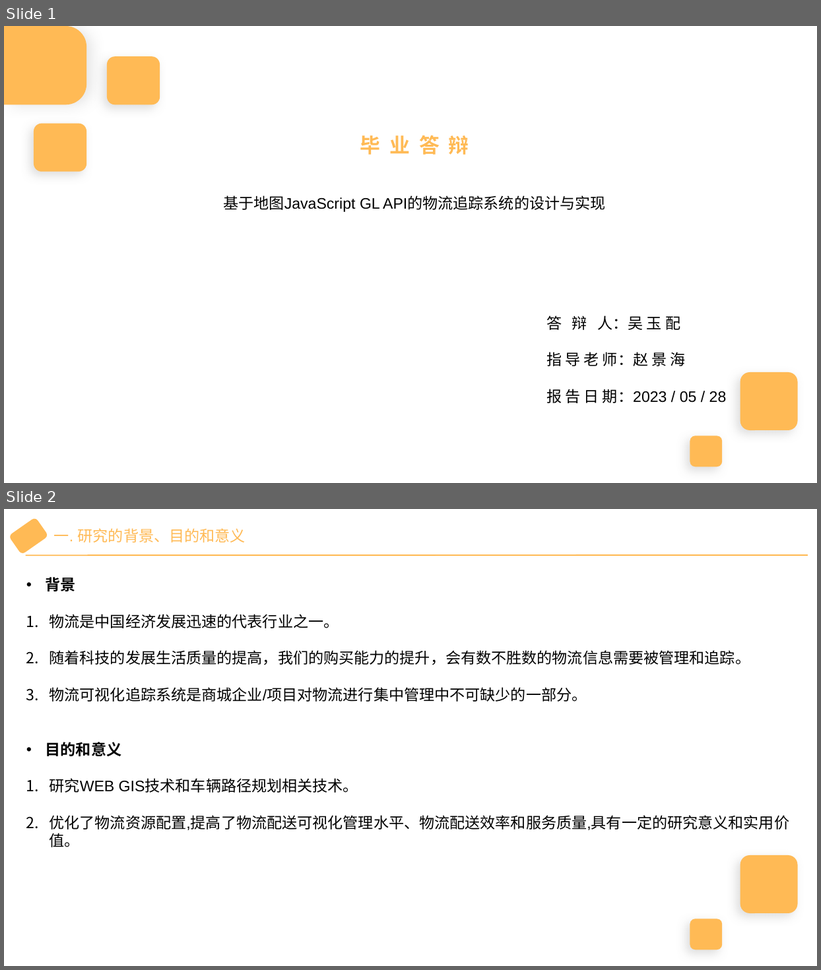
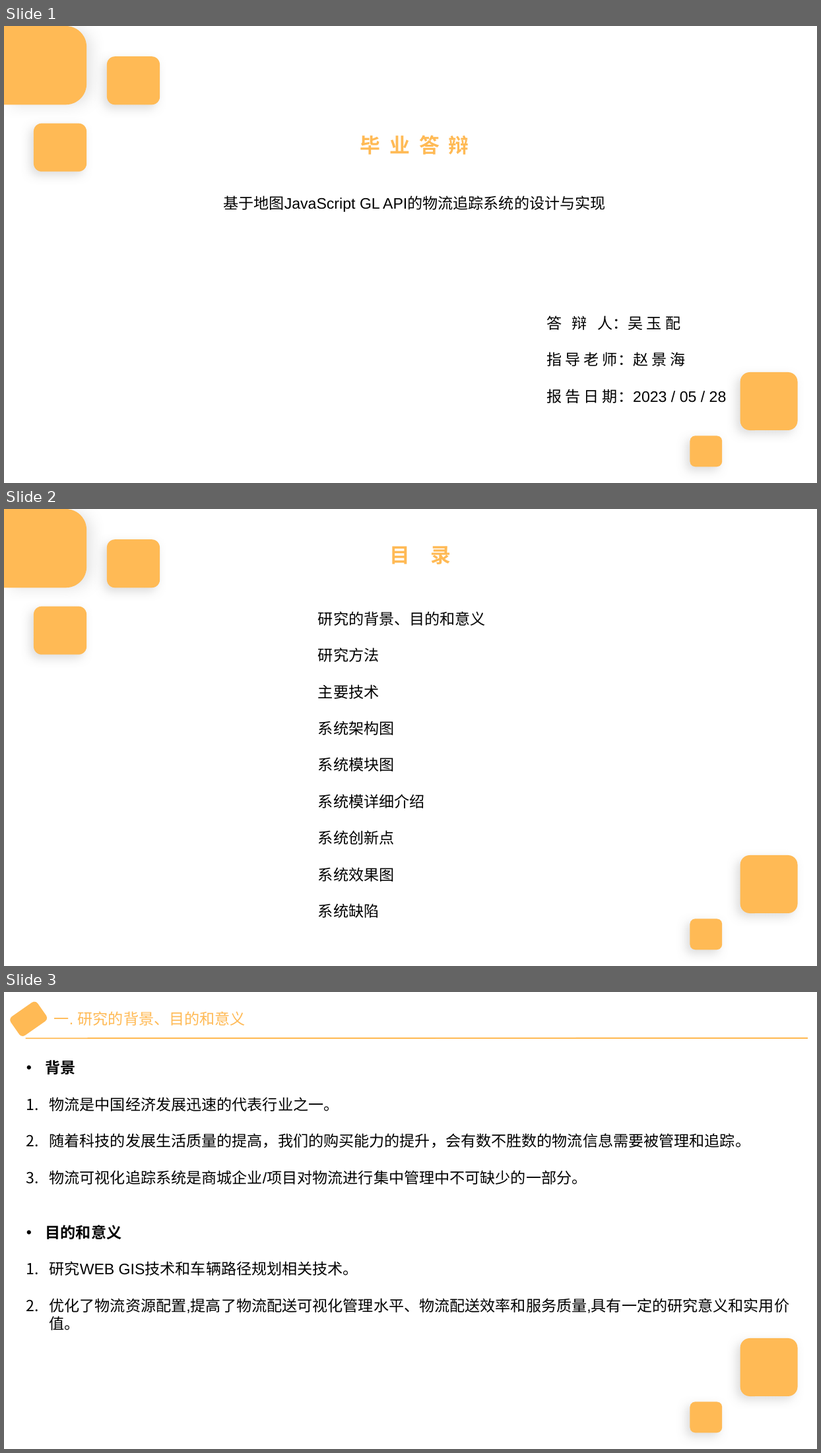
Before and after one commit to wu-yu-pei/graduation-design-file, a slide deck: 答辩PPT.pptx. Shown one above the other, each under a label of ours: slides 1 and 2 before the commit, slides 1, 2 and 3 after it. The pictures are 821x970 and 821x1453 pixels, drawn with LibreOffice and Linux fonts; fonts in the diff are those of the drawing. Boxes give left, top, right and bottom in pixels: in the first picture for what was removed or moved away, otherwise in the second. Text is boxed around its words. In the diff, an @@ line names an element or a change of style, - is before the commit and + after.

```diff
--- a/答辩PPT.pptx
+++ b/答辩PPT.pptx
@@ slide 2 added at <box>4,509,817,966</box>, background #FFFFFF @@
@@ round same rect added at <box>4,509,86,588</box>, fill #FFBA55 @@
@@ rounded rectangle added at <box>107,539,160,588</box>, fill #FFBA55 @@
@@ text added at <box>390,546,451,564</box>, 24 pt, text #FFBA55, bold @@
+目 录
@@ rounded rectangle added at <box>34,607,87,655</box>, fill #FFBA55 @@
@@ text added at <box>318,611,486,918</box>, 18 pt, text #000000 @@
+1. 研究的背景、目的和意义
+2. 研究方法
+3. 主要技术
+4. 系统架构图
+5. 系统模块图
+6. 系统模详细介绍
+7. 系统创新点
+8. 系统效果图
+9. 系统缺陷
@@ rounded rectangle added at <box>741,855,797,914</box>, fill #FFBA55 @@
@@ rounded rectangle added at <box>690,920,723,951</box>, fill #FFBA55 @@
@@ what was slide 2 is now slide 3 @@
```
Also in this commit, not shown: 6 slides changed, 2 other slides added, 1 slide removed, 4 other files.
